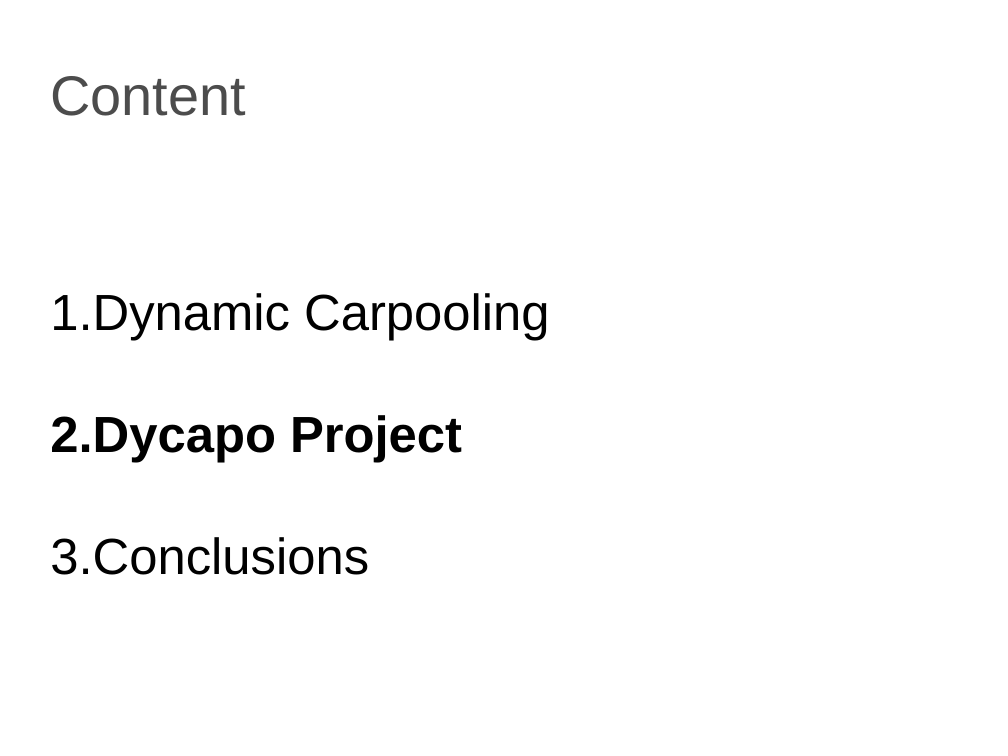
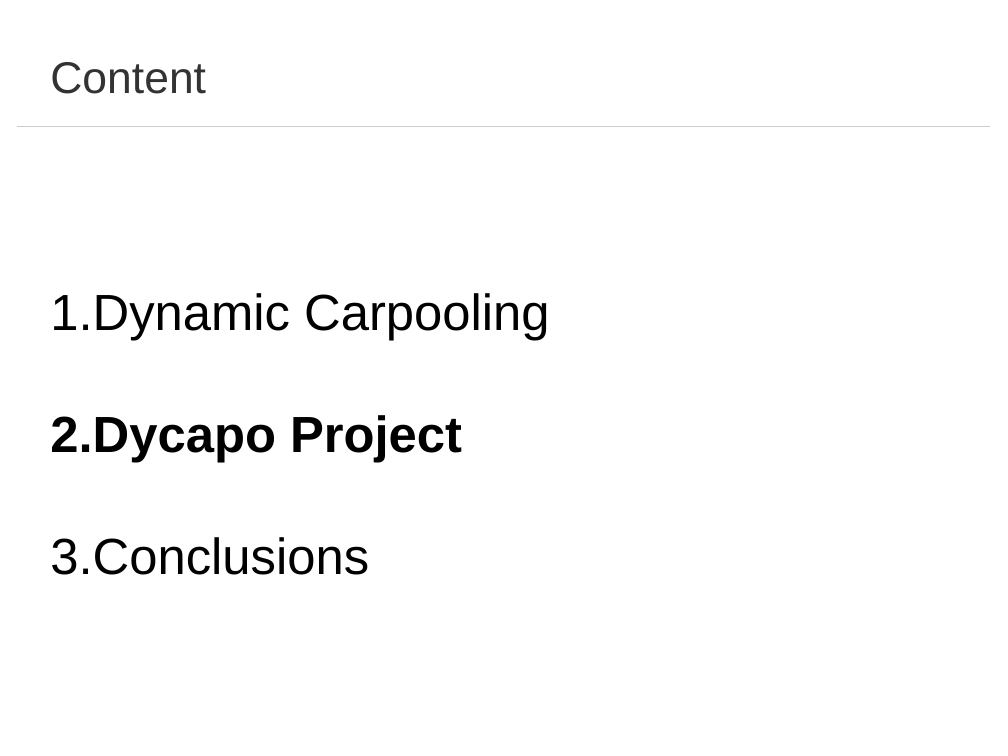
Before and after one commit to dgraziotin/dycapo-thesis, a slide deck: slide 6 of presentation/dycapo.odp. Drawn at 1008x756 pixels with LibreOffice and Linux fonts; fonts in the diff are those of the drawing. Boxes give left, top, right and bottom in pixels: in the first picture for what was removed or moved away, otherwise in the second. Text is boxed around its words. In the diff, an @@ line names an element or a change of style, - is before the commit and + after.

Commit message:
Final layout for presentation. maybe

```diff
--- a/presentation/dycapo.odp
+++ b/presentation/dycapo.odp
@@ title "Content": place and size @@
-title "Content" at box(50, 76, 246, 116)
+title "Content" at box(50, 62, 206, 94)
@@ title "Content" at box(50, 62, 206, 94): size 44 to 35 pt, text colour #4C4C4C to #333333 @@
@@ line added from (18, 126) to (991, 126), #CCCCCC 0 pt @@
```
Also in this commit, not shown: 11 other slides changed, 1 slide added, 1 slide removed.
